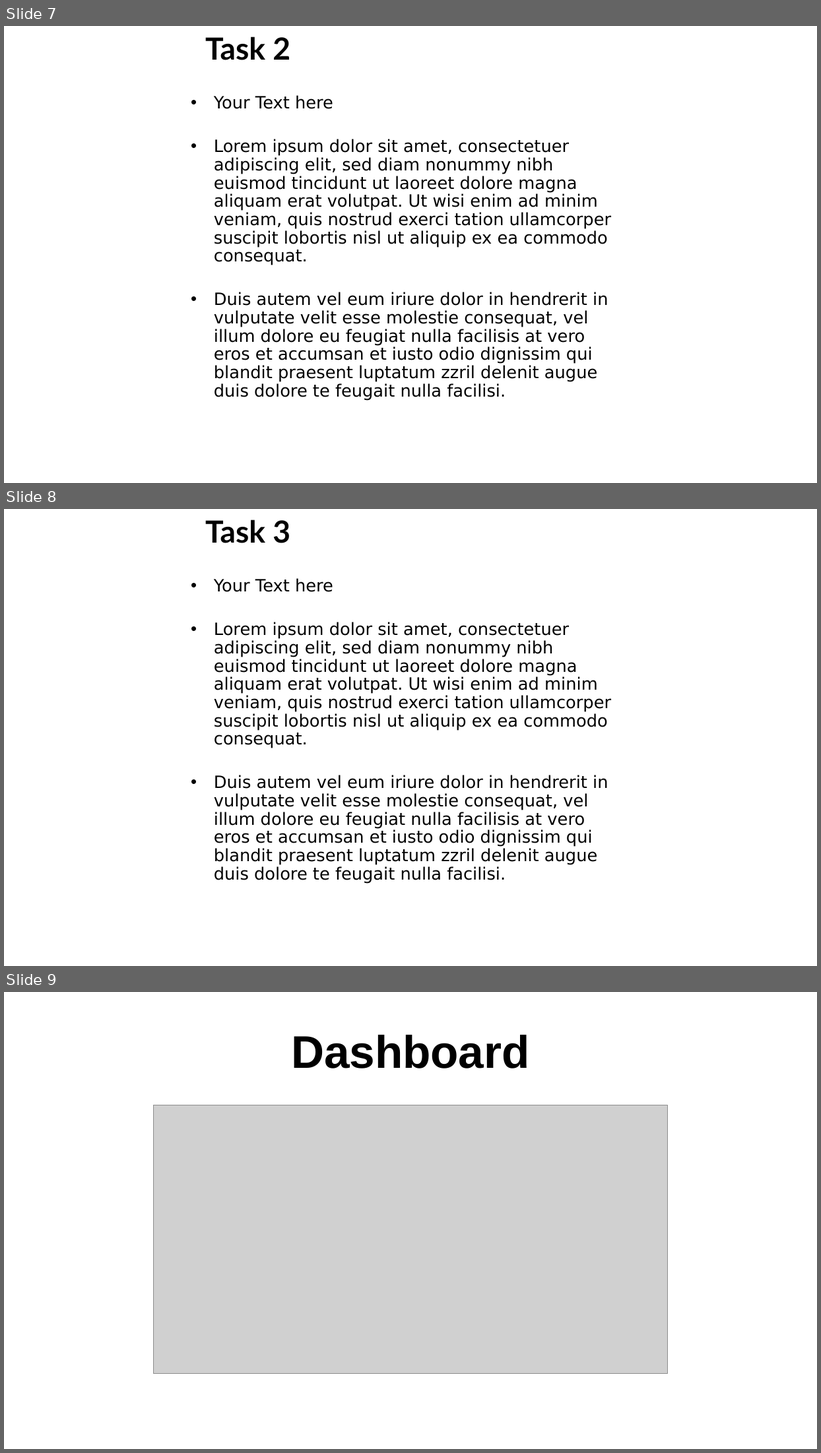
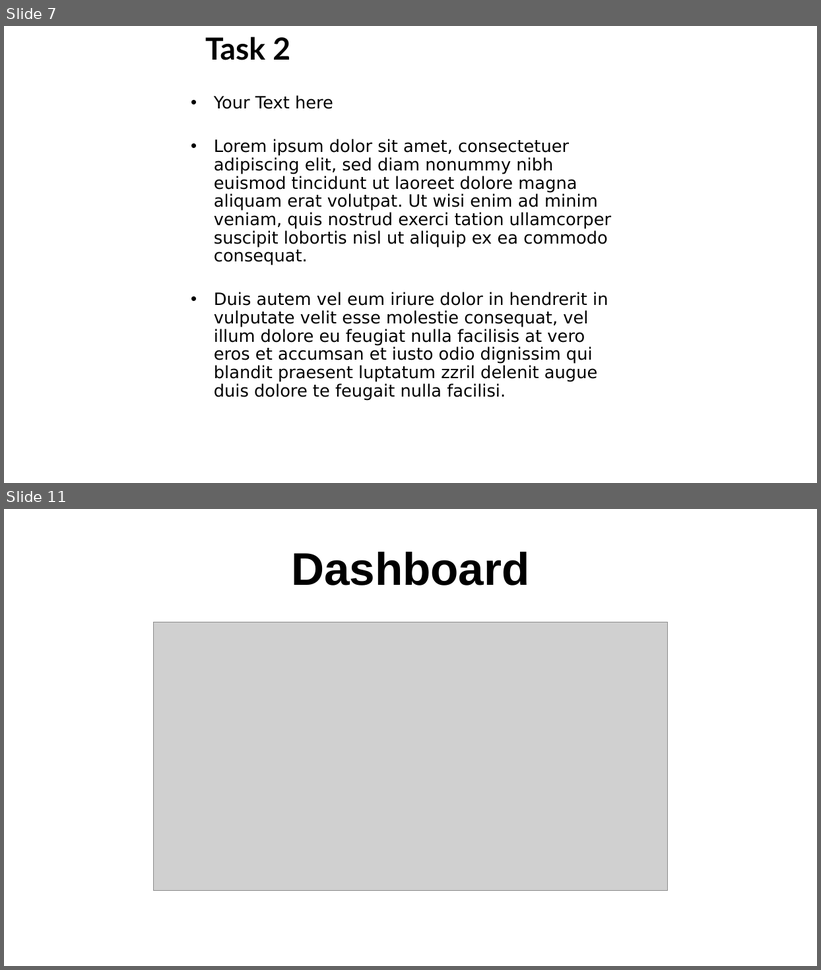
Before and after one commit to Yarin-Shohat/Terror-Attacks-Visualization, a slide deck: Presentation/פרזנטציה פרויקט ויזואליזציה.pptx. Shown one above the other, each under a label of ours: slides 7, 8 and 9 before the commit, slides 7 and 11 after it; the slides between them are not shown. The pictures are 821x1453 and 821x970 pixels, drawn with LibreOffice and Linux fonts; fonts in the diff are those of the drawing; grey boxes stand for pictures; background and template pictures are left out. Boxes give left, top, right and bottom in pixels: in the first picture for what was removed or moved away, otherwise in the second. Text is boxed around its words. In the diff, an @@ line names an element or a change of style, - is before the commit and + after.

```diff
--- a/Presentation/פרזנטציה פרויקט ויזואליזציה.pptx
+++ b/Presentation/פרזנטציה פרויקט ויזואליזציה.pptx
@@ slide 8 removed at <box>4,509,817,966</box>, background picture (left out) @@
@@ title removed at <box>205,520,290,543</box> @@
-Task 3
@@ text removed at <box>214,578,611,883</box> @@
-• Your Text here
-• Lorem ipsum dolor sit amet, consectetuer adipiscing elit, sed diam nonummy nibh euismod tincidunt ut laoreet dolore magna aliquam erat volutpat. Ut wisi enim ad minim veniam, quis nostrud exerci tation ullamcorper suscipit lobortis nisl ut aliquip ex ea commodo consequat.
-• Duis autem vel eum iriure dolor in hendrerit in vulputate velit esse molestie consequat, vel illum dolore eu feugiat nulla facilisis at vero eros et accumsan et iusto odio dignissim qui blandit praesent luptatum zzril delenit augue duis dolore te feugait nulla facilisi.
@@ what was slide 9 is now slide 11 @@
```
Also in this commit, not shown: 3 slides added.
